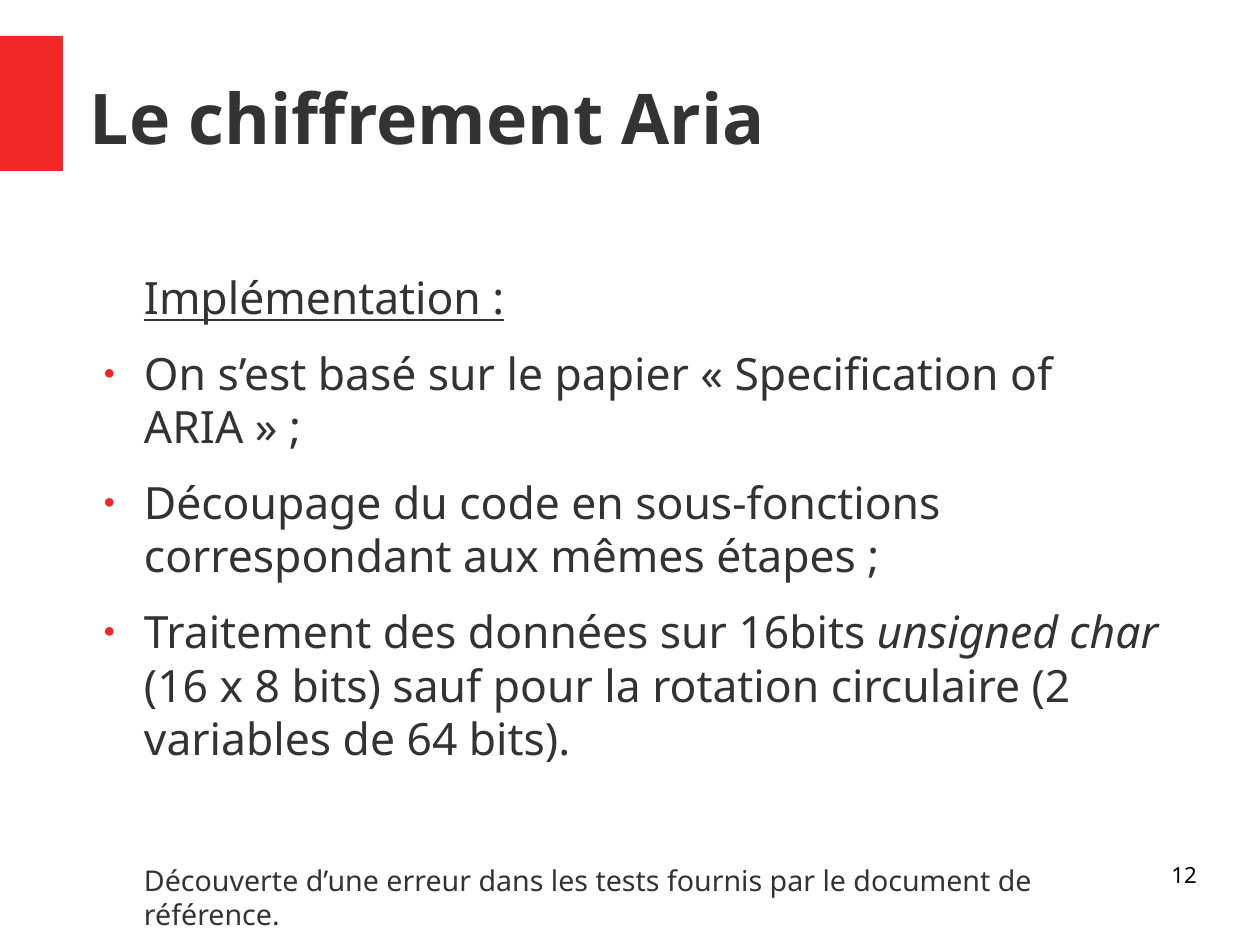
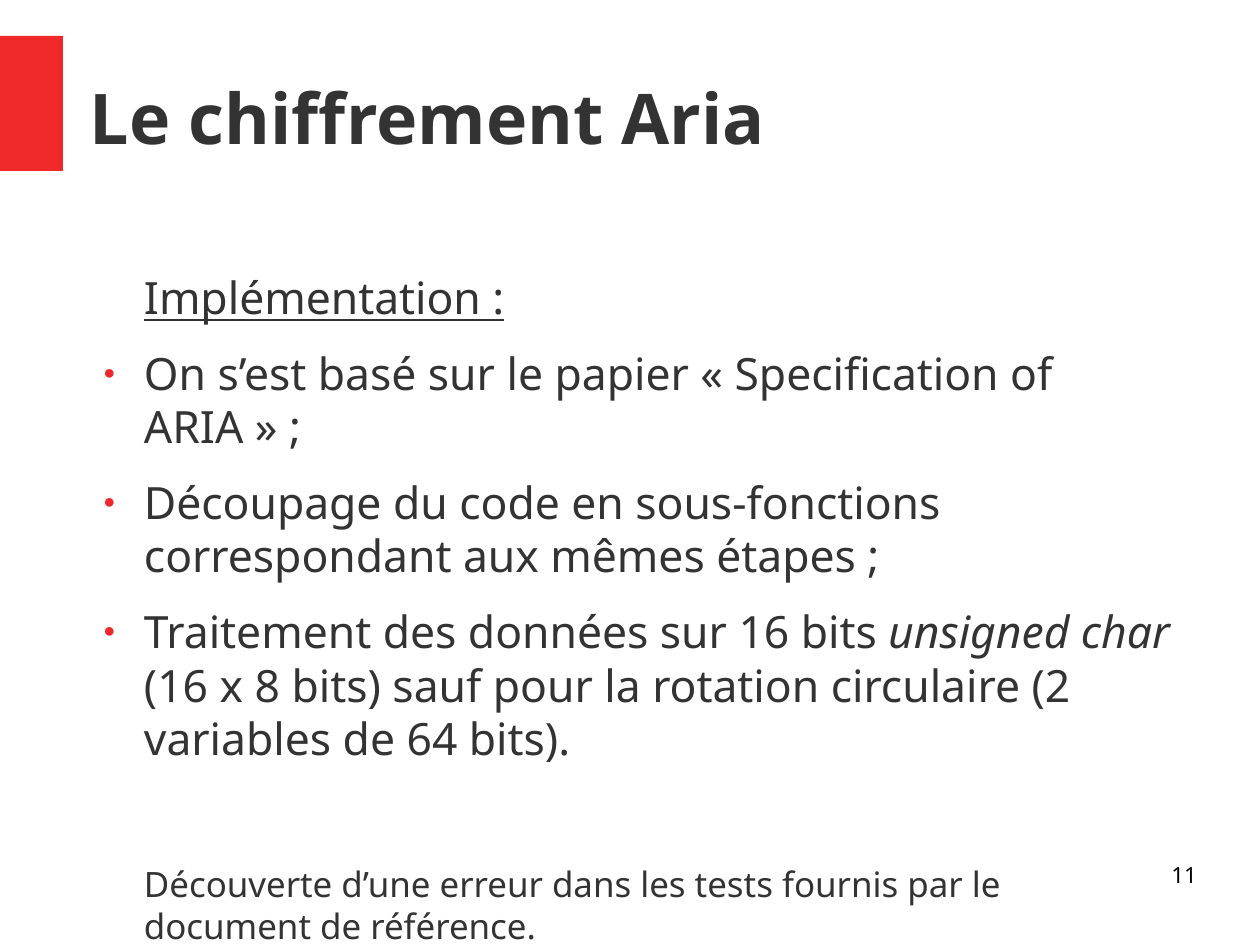
Before and after one commit to Allard-Chris/Aria, a slide deck: slide 11 of docs/[M2CSI]_ICP_Aria_Allard_Aulagnier.odp (slide 12 before the commit). Drawn at 1260x945 pixels with LibreOffice and Linux fonts; fonts in the diff are those of the drawing. Boxes give left, top, right and bottom in pixels: in the first picture for what was removed or moved away, otherwise in the second. Text is boxed around its words. In the diff, an @@ line names an element or a change of style, - is before the commit and + after.

```diff
--- a/docs/[M2CSI]_ICP_Aria_Allard_Aulagnier.odp
+++ b/docs/[M2CSI]_ICP_Aria_Allard_Aulagnier.odp
@@ text at <box>144,614,1170,762</box>: spaces changed @@
-● Traitement des données sur 16bits unsigned char (16 x 8 bits) sauf pour la rotation circulaire (2 variables de 64 bits).
+● Traitement des données sur 16 bits unsigned char (16 x 8 bits) sauf pour la rotation circulaire (2 variables de 64 bits).
@@ page number at <box>1171,867,1196,883</box>: text changed @@
-12
+11
@@ text at <box>144,870,1001,940</box>: size 18 to 22 pt in "Découverte d’une erreur dans les tests fournis ..." @@
```
Also in this commit, not shown: 11 other slides changed, 1 slide removed.
